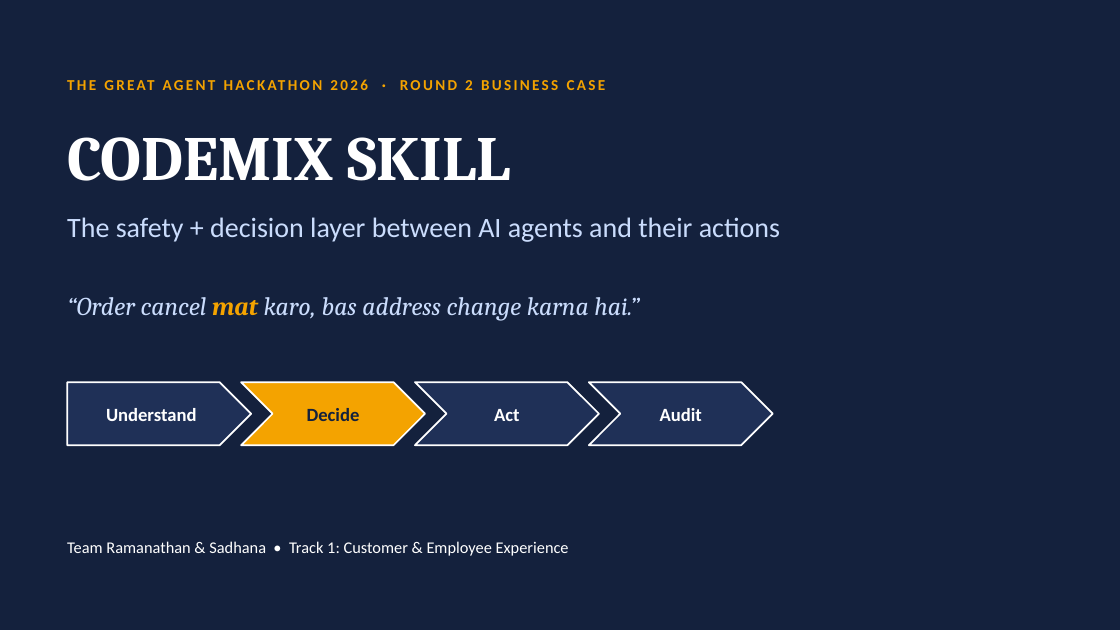
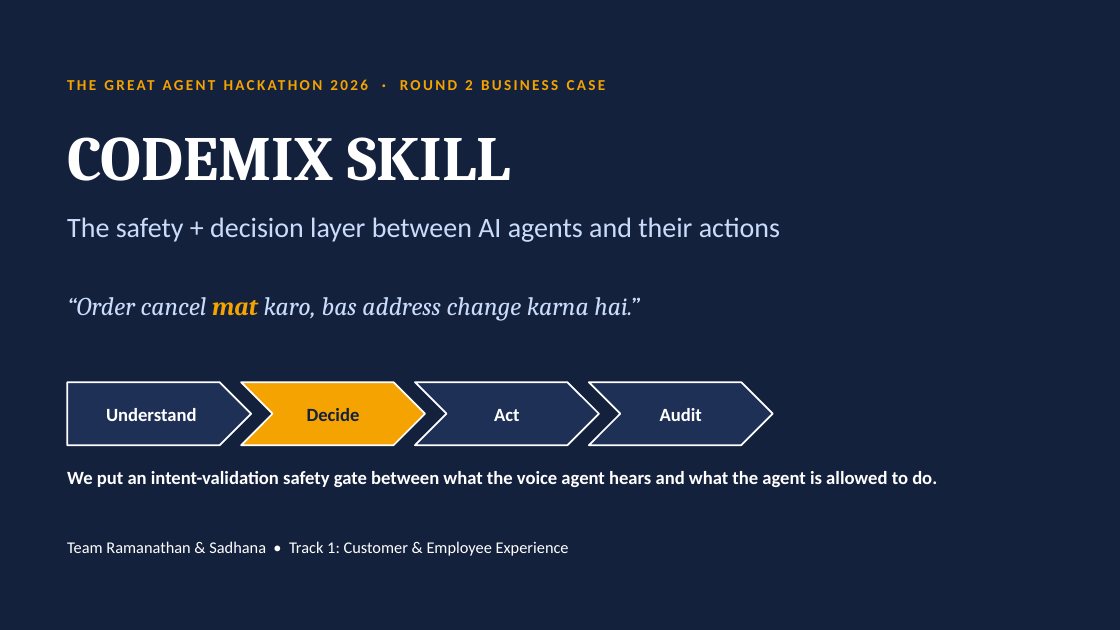
Before and after one commit to ramanathanmani/great-agent-hackathon-2026, a slide deck: slide 1 of docs/presentation/CodemixSkill-Judge-Ready.pptx. Drawn at 1120x630 pixels with LibreOffice and Linux fonts; fonts in the diff are those of the drawing. Boxes give left, top, right and bottom in pixels: in the first picture for what was removed or moved away, otherwise in the second. Text is boxed around its words. In the diff, an @@ line names an element or a change of style, - is before the commit and + after.

```diff
--- a/docs/presentation/CodemixSkill-Judge-Ready.pptx
+++ b/docs/presentation/CodemixSkill-Judge-Ready.pptx
@@ text added at box(67, 471, 937, 487), 16 pt, text #FFFFFF, bold @@
+We put an intent-validation safety gate between what the voice agent hears and what the agent is allowed to do.
```
Also in this commit, not shown: 6 other slides changed, 2 other files.
